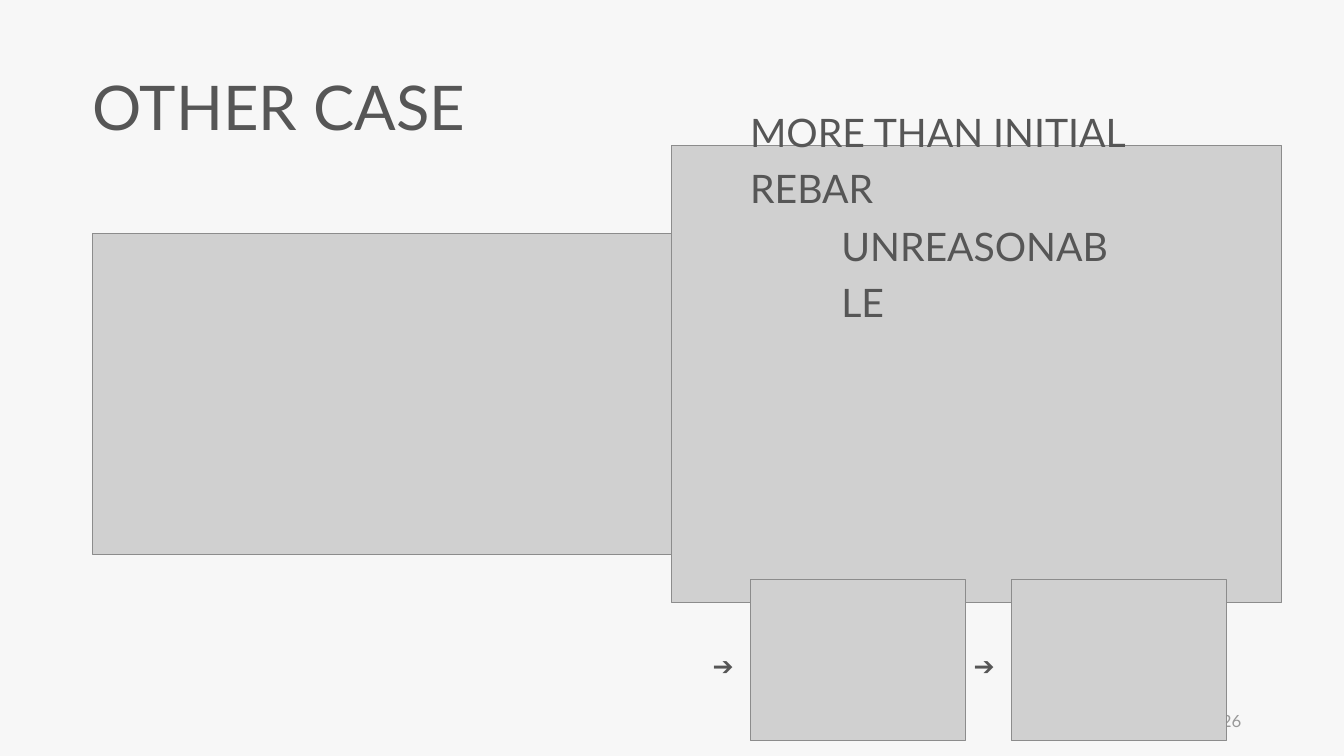
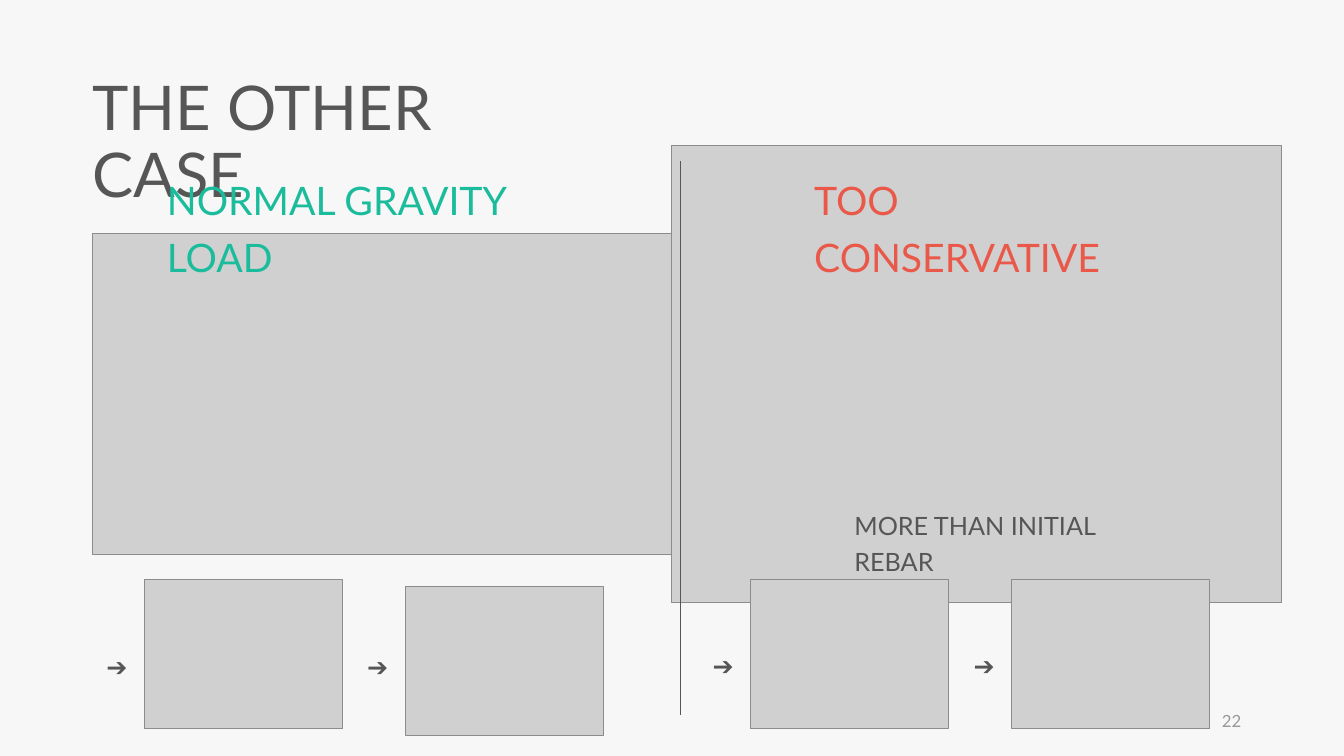
Before and after one commit to skyran1278/VbaProject, a slide deck: slide 22 of 20180126_SmartSplice/20180920_Meeting/20180920 Meeting.pptx (slide 26 before the commit). Drawn at 1344x756 pixels with LibreOffice and Linux fonts; fonts in the diff are those of the drawing; grey boxes stand for pictures. Boxes give left, top, right and bottom in pixels: in the first picture for what was removed or moved away, otherwise in the second. Text is boxed around its words. In the diff, an @@ line names an element or a change of style, - is before the commit and + after.

```diff
--- a/20180126_SmartSplice/20180920_Meeting/20180920 Meeting.pptx
+++ b/20180126_SmartSplice/20180920_Meeting/20180920 Meeting.pptx
@@ text at <box>93,85,432,209</box>: text changed @@
-OTHER CASE
+THE OTHER CASE
@@ line added from (681, 161) to (681, 716), #565656 0.5 pt @@
@@ text added at <box>167,181,507,273</box>, 28 pt, text #1ABC9C @@
+NORMAL GRAVITY LOAD
@@ text at <box>814,186,1100,273</box>: text changed; text colour #565656 to #E95849 @@
-UNREASONABLE
+TOO CONSERVATIVE
@@ text "MORE THAN INITIAL REBAR": place and size @@
-text "MORE THAN INITIAL REBAR" at <box>750,118,1125,203</box>
+text "MORE THAN INITIAL REBAR" at <box>854,517,1096,571</box>
@@ text "MORE THAN INITIAL REBAR" at <box>854,517,1096,571</box>: size 28 to 18 pt @@
@@ picture added at <box>144,580,343,728</box> @@
@@ picture added at <box>405,587,604,735</box> @@
@@ picture: place and size @@
-picture at <box>750,580,966,741</box>
+picture at <box>750,580,949,728</box>
@@ picture: place and size @@
-picture at <box>1011,580,1227,741</box>
+picture at <box>1011,580,1210,728</box>
@@ text added at <box>107,641,144,685</box>, 18 pt, text #565656 @@
+➔
@@ text added at <box>367,641,404,685</box>, 18 pt, text #565656 @@
+➔
@@ page number at <box>1222,715,1241,727</box>: text changed @@
-26
+22
```
Also in this commit, not shown: 14 other slides changed, 3 slides added, 53 slides removed, 4 other files.
